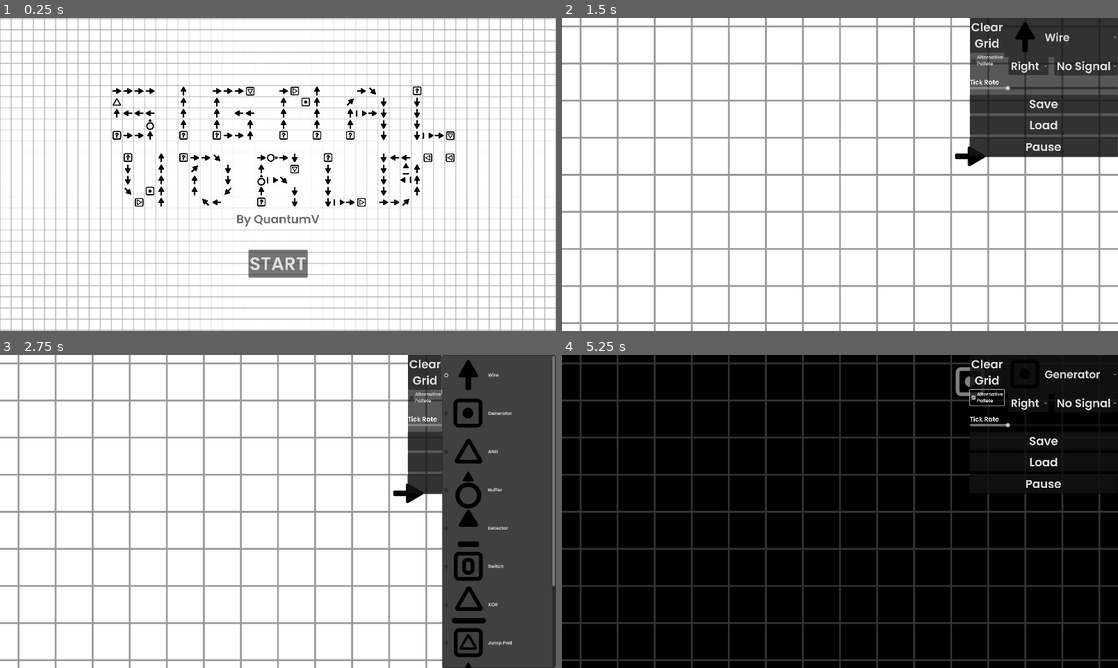
Above: before the commit, frames 1-4 (two rows, left to right).
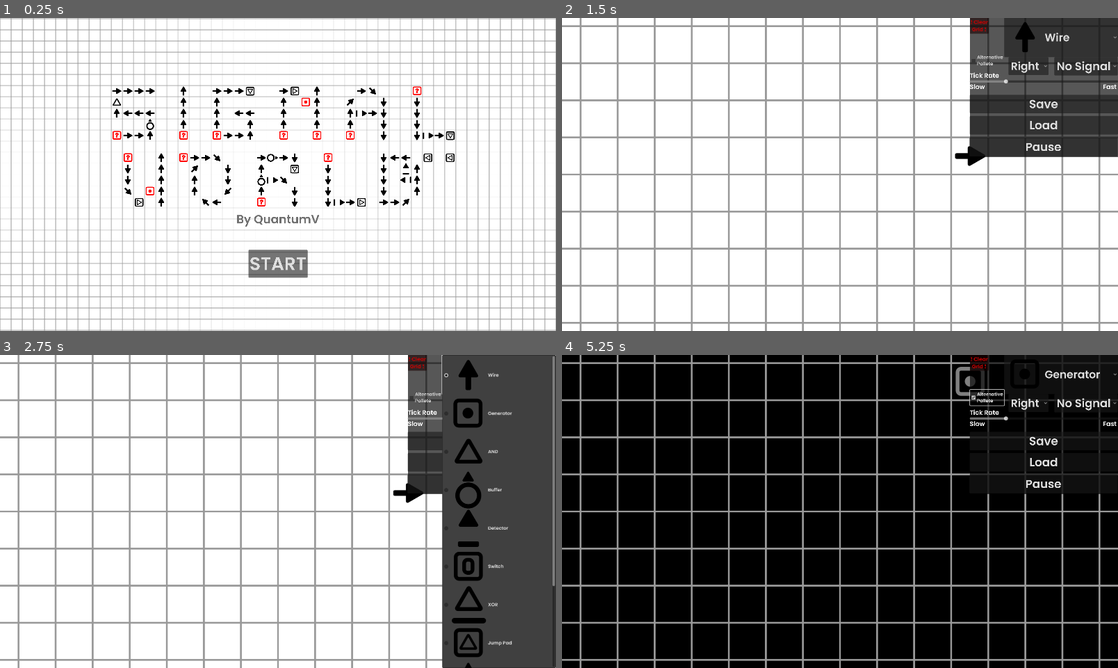
Above: after the commit, the same moments.

Repository: QuantumV2/SignalWorld
Game: Godot game, scene res://Scenes/TitleScreen.tscn
Two runs of this game, one before a commit and one after it. Both use one fixed random seed, a clock stepped at 60 frames per second and the inputs below.
Inputs (mouse positions are in pixels of both pictures, inside the frame that each line leads up to):
- Up to frame 1 (0.25 s): no input
- Up to frame 2 (1.5 s): click "START" at 0.5 s; tap Enter (enter) at 1.25 s; move the mouse to (962, 158) at 1.27 s; hold D (right) from 1.28 s (still down); hold Delete (del) from 1.28 s (still down); click (962, 158) at 1.42 s
- Up to frame 3 (2.75 s): tap Enter (enter) at 1.55 s; release D (right) at 2 s; release Delete (del) at 2 s; click "Wire" at 2 s
- Up to frame 4 (5.25 s): click "Right" at 2.75 s; click "Generator" at 3.5 s; click "Clear Grid" (after the commit: "! Clear Grid !") at 4.25 s; click "Alternative Pallete" at 5 s

The runs differ from the first frame. In frame 1, 0.4% of the frame differs, in the area x 20-76%, y 21-61%; in frame 2, 3.6%; in frame 3, 3.2%; in frame 4, 11%, in the area x 0-100%, y 0-100%.

Commit message:
lalalala signal world run way faster now

Diff:
--- a/Prefabs/cell_map.tscn
+++ b/Prefabs/cell_map.tscn
@@ -10,6 +10,7 @@
 
 [node name="ChangeStateSound" type="AudioStreamPlayer" parent="."]
 stream = ExtResource("2_7yoem")
+bus = &"ChangeStateBus"
 
 [node name="PlaceCellSound" type="AudioStreamPlayer" parent="."]
 stream = ExtResource("3_0aayp")
--- a/Scenes/game.tscn
+++ b/Scenes/game.tscn
@@ -93,7 +93,7 @@
 [node name="ColorRect" type="ColorRect" parent="UI/Control"]
 layout_mode = 0
 offset_left = -472.0
-offset_right = 40.0
+offset_right = 194.0
 offset_bottom = 480.0
 color = Color(0, 0, 0, 0.658824)
 
@@ -177,34 +177,59 @@
 popup/item_3/id = 3
 
 [node name="ClearGrid" type="Button" parent="UI/Control"]
+modulate = Color(0.912271, 4.71681e-06, 6.73831e-07, 1)
 layout_mode = 0
 offset_left = -471.0
 offset_right = -353.0
 offset_bottom = 120.0
-theme = ExtResource("7_mosdc")
-theme_override_font_sizes/font_size = 40
-text = "Clear
-Grid"
+scale = Vector2(0.45, 0.45)
+theme = ExtResource("7_mosdc")
+theme_override_font_sizes/font_size = 40
+text = "! Clear
+Grid !"
 
 [node name="HSlider" type="HSlider" parent="UI/Control"]
 layout_mode = 0
 offset_left = -472.0
-offset_top = 234.0
+offset_top = 211.0
 offset_right = 40.0
-offset_bottom = 250.0
+offset_bottom = 227.0
+min_value = 1.0
 max_value = 60.0
 value = 15.0
 
 [node name="Label" type="Label" parent="UI/Control"]
 layout_mode = 0
 offset_left = -472.0
-offset_top = 206.0
+offset_top = 183.0
 offset_right = -218.0
-offset_bottom = 284.0
+offset_bottom = 261.0
 scale = Vector2(0.4, 0.4)
 theme = ExtResource("7_mosdc")
 theme_override_font_sizes/font_size = 55
 text = "Tick Rate"
+
+[node name="Label2" type="Label" parent="UI/Control"]
+layout_mode = 0
+offset_left = -472.0
+offset_top = 222.0
+offset_right = -341.0
+offset_bottom = 300.0
+scale = Vector2(0.4, 0.4)
+theme = ExtResource("7_mosdc")
+theme_override_font_sizes/font_size = 55
+text = "Slow"
+
+[node name="Label3" type="Label" parent="UI/Control"]
+layout_mode = 0
+offset_left = -12.0
+offset_top = 222.0
+offset_right = 119.0
+offset_bottom = 300.0
+scale = Vector2(0.4, 0.4)
+theme = ExtResource("7_mosdc")
+theme_override_font_sizes/font_size = 55
+text = "Fast"
 
 [node name="Save" type="Button" parent="UI/Control"]
 layout_mode = 0
@@ -260,7 +285,6 @@
 
 [node name="Camera2D" type="Camera2D" parent="CamOrigin"]
 unique_name_in_owner = true
-position = Vector2(0, -1)
 zoom = Vector2(0.3, 0.3)
 
 [node name="SaveDialog" type="PopupPanel" parent="."]
--- a/Scripts/GameHandler.gd
+++ b/Scripts/GameHandler.gd
@@ -185,7 +185,7 @@
 		)
 
 func change_tick_rate(value: float):
-	Global.tick_speed = value*60
+	Global.tick_speed = 1.0/value
 
 ## Create a cell array, inneficient, use only when needed
 func create_tilemap_array(tilemap: TileMapLayer, colormap: TileMapLayer) -> Array:
@@ -361,6 +361,8 @@
 func set_grid_cell_power(grid: Array, x:int,y:int, power:int) -> void:
 	if grid[x][y]['powered'] != 2:
 		grid[x][y]['powered'] = power
+	#var effect = AudioServer.get_bus_effect(1, 0)
+	#effect.pitch_scale = (grid[x][y]['type'] + 1) / 5
 	#%CellMap/ChangeStateSound.play()
 
 func do_buffer_cell(curr_cell: Dictionary, x: int, y: int) -> void:
@@ -483,7 +485,7 @@
 	var curr_cell = curr_grid[x][y]
 	var next_cell = next_grid[x][y]
 	if curr_cell['powered'] in [-1,0] and curr_cell['type'] not in [Global.CellTypes.Generator, Global.CellTypes.Randomizer
-	, Global.CellTypes.AND, Global.CellTypes.XOR, Global.CellTypes.Blocker, Global.CellTypes.Detector]:# and curr_cell['powered'] == (next_cell['powered'] if next_cell['powered'] != 3 else 1):
+	, Global.CellTypes.AND, Global.CellTypes.XOR, Global.CellTypes.Blocker, Global.CellTypes.Detector] and curr_cell['powered'] == (next_cell['powered'] if next_cell['powered'] != 3 else 1):
 		return
 
 
--- a/Scripts/Global.gd
+++ b/Scripts/Global.gd
@@ -5,11 +5,16 @@
 var mod_count = 0;
 var source_offset = 2;
 
-## The rate at which the cells get updated, default 900
-var tick_speed := 15*60
+## The rate at which the cells get updated, default 10
+var tick_speed := 10.0:
+	set(value):
+		if tick_timer:
+			tick_timer.set_wait_time(value)
 var _tick_counter := 0
 ## The tick signal, activates when cells get updated
 signal tick
+
+
 
 func create_bitmask(num_bits: int) -> int:
 	return (1 << num_bits) - 1
@@ -195,9 +200,21 @@
 		DisplayServer.window_set_mode(DisplayServer.WINDOW_MODE_WINDOWED)
 	else:
 		DisplayServer.window_set_mode(DisplayServer.WINDOW_MODE_FULLSCREEN)
-
-func _physics_process(_delta: float) -> void:
-	_tick_counter += 1*60
+var tick_timer: Timer
+
+func _ready():
+	tick_timer = Timer.new()
+	add_child(tick_timer)
+	tick_timer.connect("timeout", on_tick)
+	tick_timer.set_wait_time(1.0 / tick_speed)
+	tick_timer.set_one_shot(false)
+	tick_timer.start()
+
+func on_tick():
+	tick.emit()
+"""func _physics_process(_delta: float) -> void:
+	_tick_counter += 60
 	if _tick_counter >= tick_speed:
 		tick.emit()
 		_tick_counter = 0
+"""
--- a/Scripts/GridVisual.gd
+++ b/Scripts/GridVisual.gd
@@ -5,34 +5,46 @@
 var camera: Camera2D
 var tilemap: TileMapLayer
 var tile_size: Vector2
-
-
+var viewport_rect: Rect2
+var last_camera_position: Vector2
+var last_zoom: Vector2
 
 func _ready():
 	camera = get_viewport().get_camera_2d()
 	tilemap = %CellMap
 	tile_size = tilemap.tile_set.tile_size
+	viewport_rect = get_viewport_rect()
 
 func _process(_delta):
-	queue_redraw()
+	if camera.get_screen_center_position() != last_camera_position or camera.zoom != last_zoom:
+		queue_redraw()
+		last_camera_position = camera.get_screen_center_position()
+		last_zoom = camera.zoom
 
 func _draw():
 	if not camera or not tilemap:
 		return
 
-	var viewport_rect = get_viewport_rect()
-	var top_left = (camera.get_screen_center_position() - viewport_rect.size / (camera.zoom))
-	var bottom_right = (camera.get_screen_center_position() + viewport_rect.size / (camera.zoom))
+	var top_left = (camera.get_screen_center_position() - viewport_rect.size / (2 * camera.zoom))
+	var bottom_right = (camera.get_screen_center_position() + viewport_rect.size / (2 * camera.zoom))
 
-	var start_cell = tilemap.local_to_map(top_left )
-	var end_cell = tilemap.local_to_map(bottom_right )
+	var start_cell = tilemap.local_to_map(top_left) - Vector2i.ONE
+	var end_cell = tilemap.local_to_map(bottom_right) + Vector2i.ONE
+
+	var vertical_lines = PackedVector2Array()
+	var horizontal_lines = PackedVector2Array()
 
 	for x in range(start_cell.x, end_cell.x + 1):
 		var start_pos = tilemap.map_to_local(Vector2i(x, start_cell.y))
 		var end_pos = tilemap.map_to_local(Vector2i(x, end_cell.y))
-		draw_line(start_pos, end_pos, grid_color,5,true)
+		vertical_lines.append(start_pos)
+		vertical_lines.append(end_pos)
 
 	for y in range(start_cell.y, end_cell.y + 1):
 		var start_pos = tilemap.map_to_local(Vector2i(start_cell.x, y))
 		var end_pos = tilemap.map_to_local(Vector2i(end_cell.x, y))
-		draw_line(start_pos, end_pos, grid_color,5,true)
+		horizontal_lines.append(start_pos)
+		horizontal_lines.append(end_pos)
+
+	draw_multiline(vertical_lines, grid_color, 5, true)
+	draw_multiline(horizontal_lines, grid_color, 5, true)
--- a/Scripts/ui.gd
+++ b/Scripts/ui.gd
@@ -44,10 +44,8 @@
 		%RotationOptions.selected = 1
 	elif event.is_action_pressed("down"):
 		%RotationOptions.selected = 2
-	#%GameHandler.display_cell_preview()
+	%GameHandler.display_cell_preview()
 
-func _physics_process(_delta: float) -> void:
-	%GameHandler.display_cell_preview()
 func _on_pause_pressed() -> void:
 	%GameHandler.paused = !%GameHandler.paused
 	pass # Replace with function body.
--- /dev/null
+++ b/default_bus_layout.tres
@@ -0,0 +1,14 @@
+[gd_resource type="AudioBusLayout" load_steps=2 format=3 uid="uid://b8gvu7nchfw3v"]
+
+[sub_resource type="AudioEffectPitchShift" id="AudioEffectPitchShift_83t80"]
+resource_name = "PitchShift"
+
+[resource]
+bus/1/name = &"ChangeStateBus"
+bus/1/solo = false
+bus/1/mute = false
+bus/1/bypass_fx = false
+bus/1/volume_db = 0.0
+bus/1/send = &"Master"
+bus/1/effect/0/effect = SubResource("AudioEffectPitchShift_83t80")
+bus/1/effect/0/enabled = true
